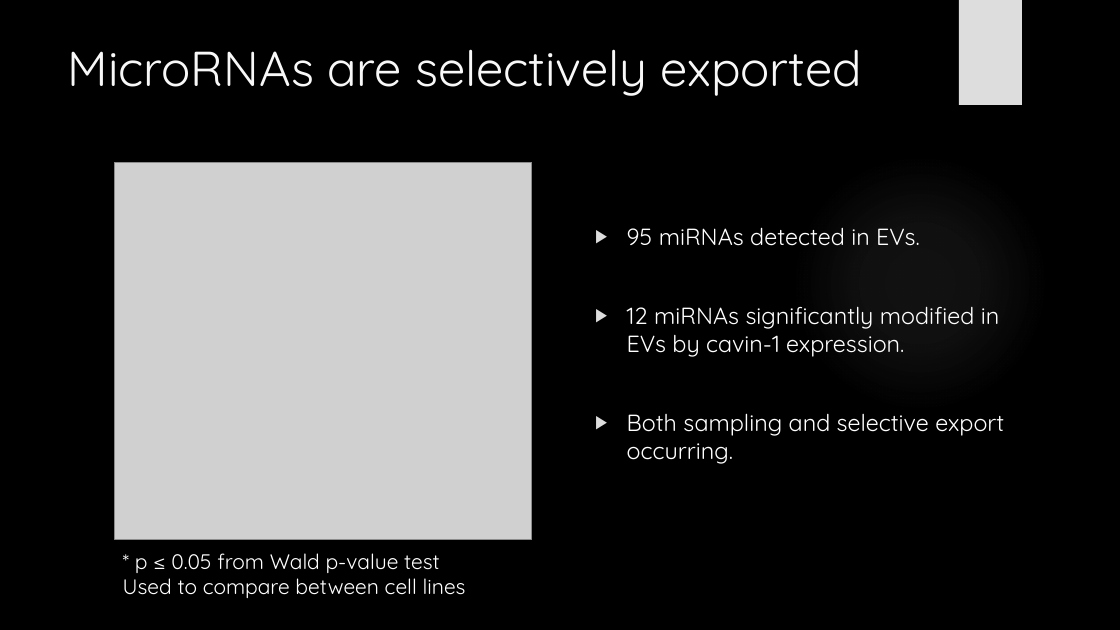
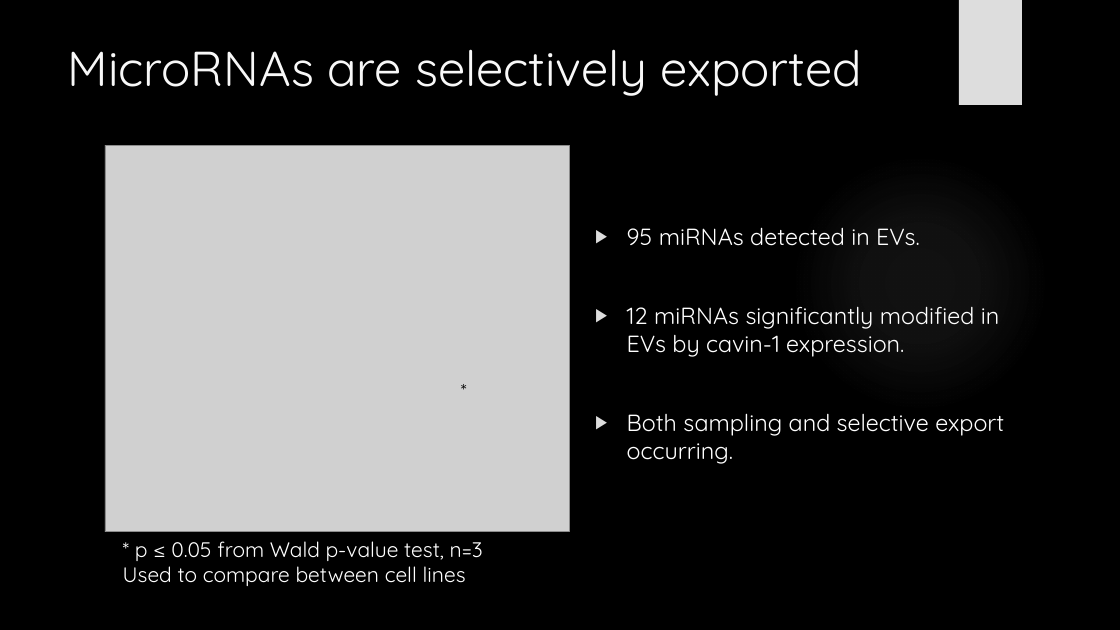
Before and after one commit to HarleyRobinson/Honours2, a slide deck: slide 8 of SeminarSlidesAgain.pptx. Drawn at 1120x630 pixels with LibreOffice and Linux fonts; fonts in the diff are those of the drawing; grey boxes stand for pictures; background and template pictures are left out. Boxes give left, top, right and bottom in pixels: in the first picture for what was removed or moved away, otherwise in the second. Text is boxed around its words. In the diff, an @@ line names an element or a change of style, - is before the commit and + after.

```diff
--- a/SeminarSlidesAgain.pptx
+++ b/SeminarSlidesAgain.pptx
@@ picture resized from (x1=114, y1=162, x2=532, y2=539) to (x1=105, y1=145, x2=570, y2=532) @@
@@ text added at (x1=453, y1=375, x2=478, y2=406), 16 pt, text #000000 @@
+*
@@ text "* p ≤ 0.05 from ..." moved from (x1=123, y1=553, x2=466, y2=598) to (x1=123, y1=541, x2=483, y2=586) @@
@@ text at (x1=135, y1=541, x2=483, y2=561): text changed @@
-* p ≤ 0.05 from Wald p-value test
+* p ≤ 0.05 from Wald p-value test, n=3
```
Also in this commit, not shown: 15 other slides changed, 4 slides added, 20 other files.
